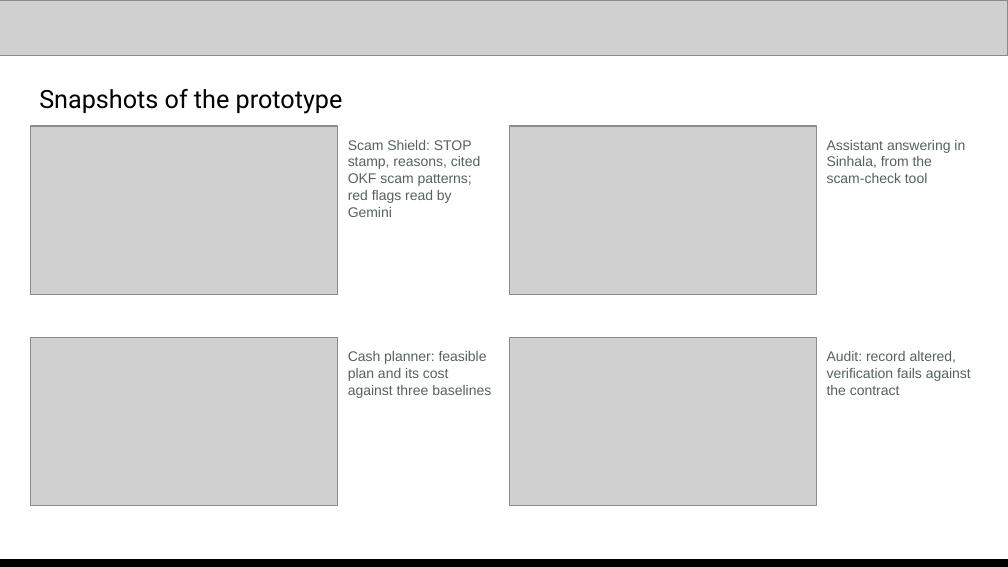
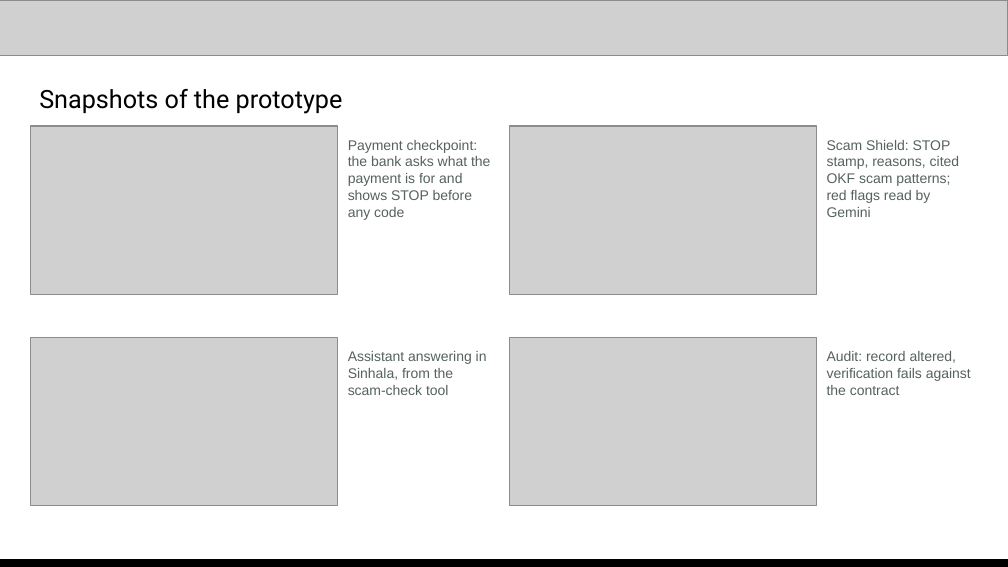
Before and after one commit to Adagard-Trios/AI-Buildathon-2026, a slide deck: slide 9 of docs/deck/FirstStep_AI_Builder_Cup_2026.pptx. Drawn at 1008x567 pixels with LibreOffice and Linux fonts; fonts in the diff are those of the drawing; grey boxes stand for pictures. Boxes give left, top, right and bottom in pixels: in the first picture for what was removed or moved away, otherwise in the second. Text is boxed around its words. In the diff, an @@ line names an element or a change of style, - is before the commit and + after.

Commit message:
Deck and script: step-up is a pause, a question and a scam check
- Payment checkpoint described as it now works: the bank asks what the
  payment is for, runs Scam Shield on the answer, shows STOP before any code.
  Removes the contradiction with 'the victim passes the OTP herself'.
- Benchmark headline carries its caveat (synthetic set of 40, 45% -> 100%).
- CommBank 2026 figure for 'victims don't check'; gateway marked heuristic.
- USP: Sri Lanka first, APAC-ready (mostly data plus a policy version, no new
  services); next markets Singapore, Malaysia and India.
- Snapshots lead with the step-up STOP screen; cash planner screenshot dropped.
- Demo script's checkpoint scene rewritten for the integrated flow.

```diff
--- a/docs/deck/FirstStep_AI_Builder_Cup_2026.pptx
+++ b/docs/deck/FirstStep_AI_Builder_Cup_2026.pptx
@@ text at <box>348,140,490,220</box>: text changed @@
-Scam Shield: STOP stamp, reasons, cited OKF scam patterns; red flags read by Gemini
+Payment checkpoint: the bank asks what the payment is for and shows STOP before any code
@@ text at <box>827,140,960,217</box>: text changed @@
-Assistant answering in Sinhala, from the scam-check tool
+Scam Shield: STOP stamp, reasons, cited OKF scam patterns; red flags read by Gemini
@@ text at <box>348,351,487,395</box>: text changed @@
-Cash planner: feasible plan and its cost against three baselines
+Assistant answering in Sinhala, from the scam-check tool
```
Also in this commit, not shown: 6 other slides changed, 4 other files.
